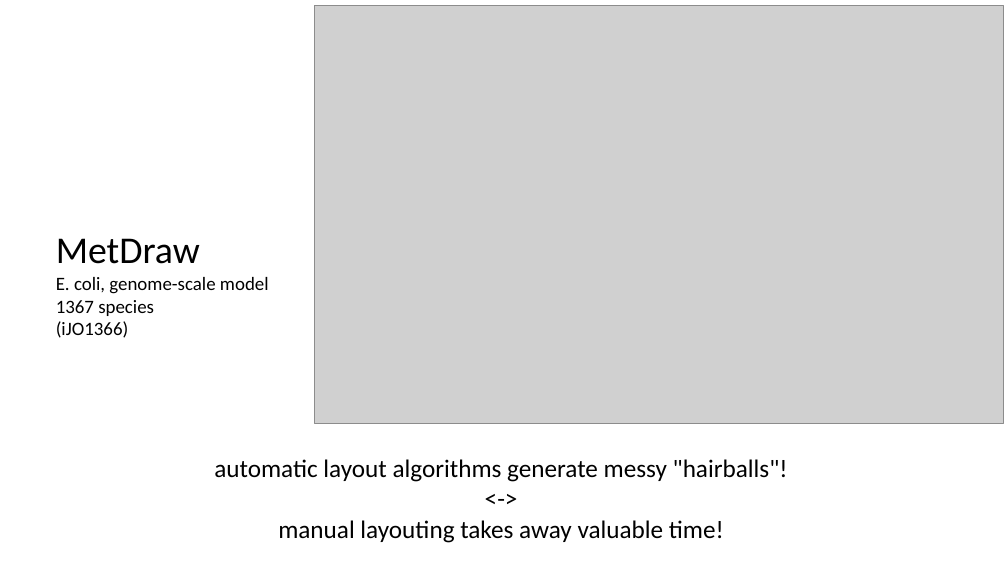
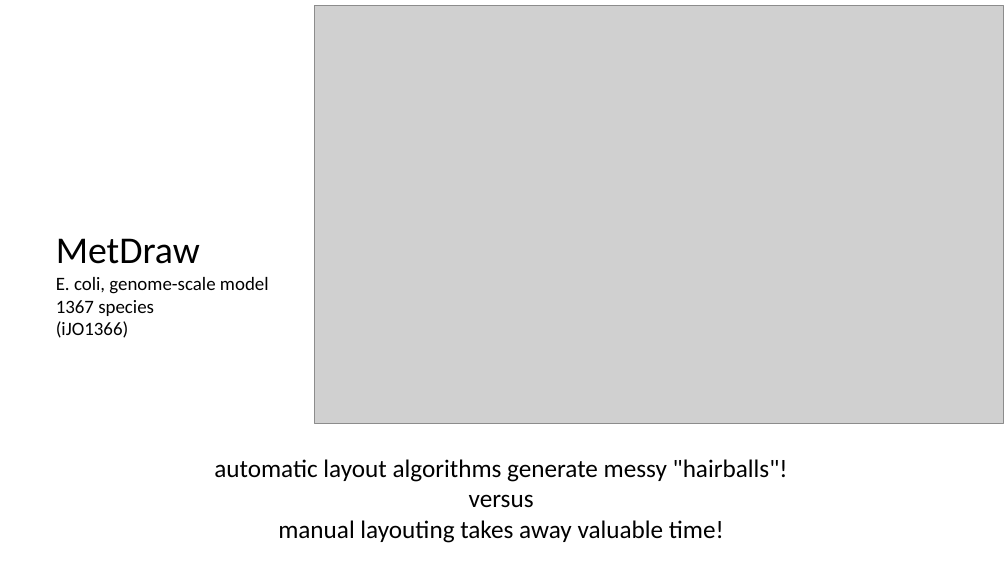
Before and after one commit to cnapy-org/metabolic-pathway-maps, a slide deck: slide 5 of Nicolas/Reports/LabR1_cbmviz_final.pptx. Drawn at 1008x567 pixels with LibreOffice and Linux fonts; fonts in the diff are those of the drawing; grey boxes stand for pictures. Boxes give left, top, right and bottom in pixels: in the first picture for what was removed or moved away, otherwise in the second. Text is boxed around its words. In the diff, an @@ line names an element or a change of style, - is before the commit and + after.

```diff
--- a/Nicolas/Reports/LabR1_cbmviz_final.pptx
+++ b/Nicolas/Reports/LabR1_cbmviz_final.pptx
@@ text at bbox=[469, 494, 534, 508]: text changed @@
-<->
+versus
```
Also in this commit, not shown: 5 other slides changed, 2 slides added, 1 slide removed, 9 other files.
